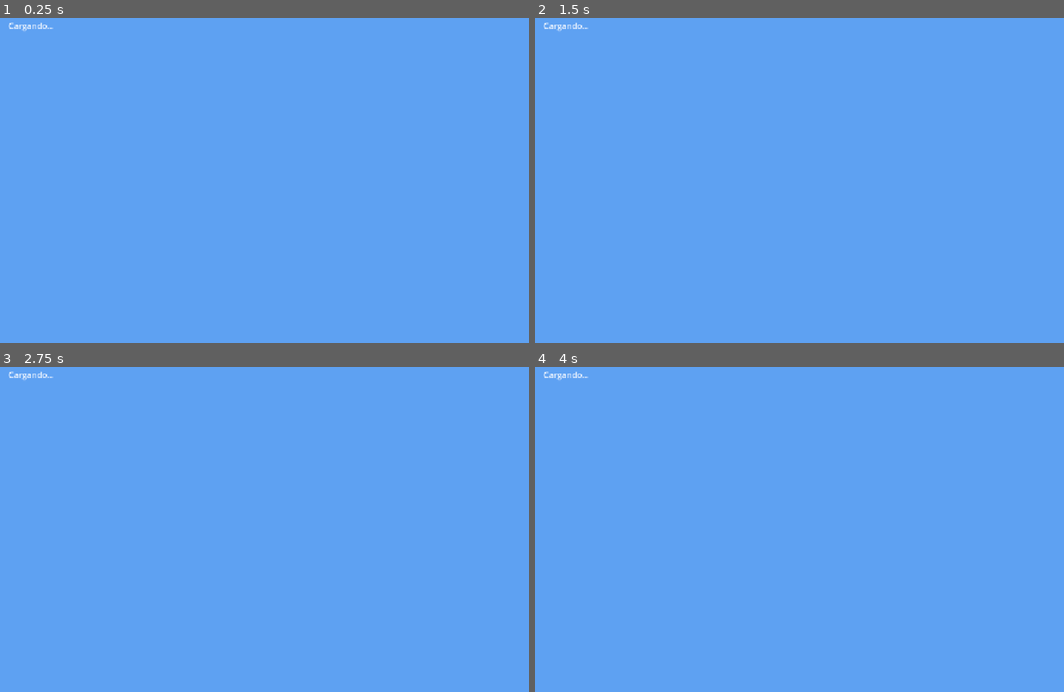
Above: before the commit, frames 1-4 (two rows, left to right).
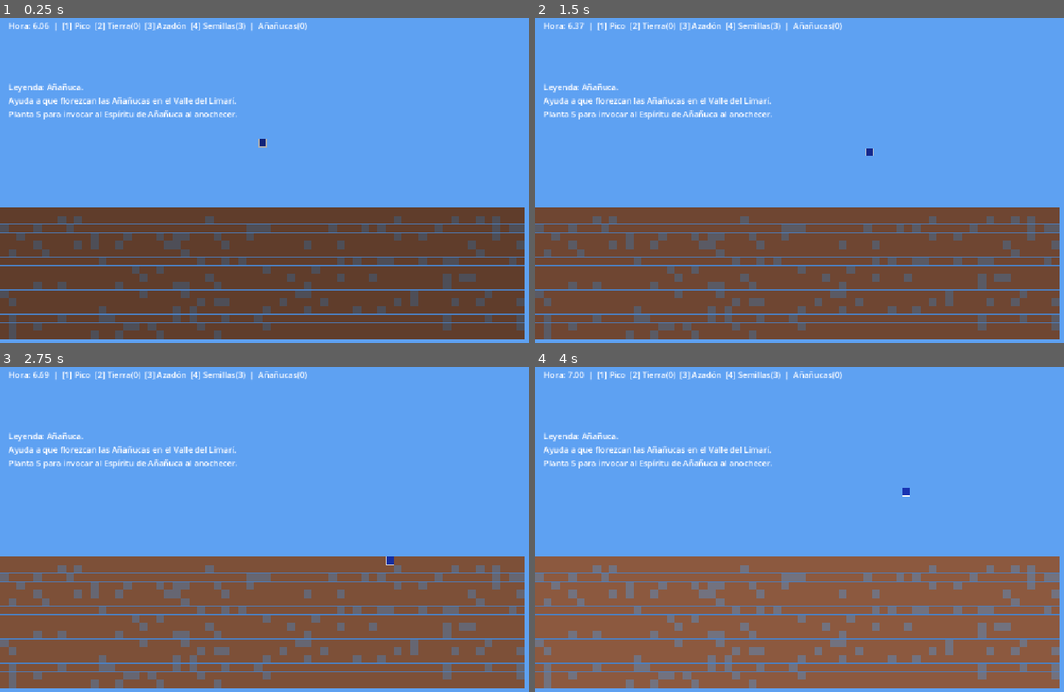
Above: after the commit, the same moments.

Repository: IgnaciaMiranda/AnanucaTierra
Game: Godot game, scene res://scenes/Game.tscn
Same seed, same stepped clock (60 frames per second), same inputs: the game is played once before the commit and once after it.
Inputs (mouse positions are in pixels of both pictures, inside the frame that each line leads up to):
- Up to frame 1 (0.25 s): no input
- Up to frame 2 (1.5 s): tap Enter at 0.5 s; move the mouse to (958, 161) at 0.52 s; hold Right (ui_right) 0.53-1.28 s; move the mouse to (709, 193) at 1.27 s; hold Down (ui_down) from 1.28 s (still down)
- Up to frame 3 (2.75 s): move the mouse to (354, 454) at 2.02 s; release Down (ui_down) at 2.03 s; hold Right (ui_right) from 2.03 s (still down)
- Up to frame 4 (4 s): move the mouse to (799, 591) at 2.77 s; release Right (ui_right) at 2.78 s; hold Up (ui_up) 2.78-3.53 s; tap Space at 3.5 s; move the mouse to (1005, 575) at 3.52 s; hold Left (ui_left) from 3.53 s (still down)

The runs differ from the first frame. In frame 1, 42% of the frame differs, in the area x 0-100%, y 1-99%; in frame 2, 42%; in frame 3, 42%; in frame 4, 42%.
Error before the commit: Parse Error: Cannot infer the type of "got" variable because the value doesn't have a set type. (res://scripts/Game.gd:112)

Commit message:
Add explicit type annotations to variables
Explicit type annotations were added to various variables in Game.gd, Player.gd, and World.gd for improved code clarity and type safety. This refactor separates assignment from verification in some cases and ensures consistent variable typing throughout the scripts.

Diff:
--- a/AnanucaTierra/scripts/Game.gd
+++ b/AnanucaTierra/scripts/Game.gd
@@ -56,8 +56,13 @@
 
 	player = load("res://scenes/Player.tscn").instantiate()
 	add_child(player)
+
+	# FIXED: Separar la verificación de la asignación
 	if "get_spawn_position" in world:
-		player.global_position = world.get_spawn_position()
+		var spawn_pos: Vector2 = world.get_spawn_position()
+		player.global_position = spawn_pos
+
+	# FIXED: También separar esta verificación
 	if "inventory_ref" in player:
 		player.inventory_ref = inventory
 
@@ -66,7 +71,7 @@
 
 func _physics_process(delta: float) -> void:
 	# Avanza el tiempo independientemente del framerate
-	var prev_time := time_of_day
+	var prev_time: float = time_of_day
 	time_of_day = wrapf(time_of_day + time_scale_hours_per_sec * delta, 0.0, 24.0)
 
 	# Detecta amanecer real (cruce 24->0) para nuevo día
@@ -103,13 +108,13 @@
 	if world == null or !"world_to_cell" in world:
 		return
 
-	var cell = world.world_to_cell(pos)
+	var cell: Vector2i = world.world_to_cell(pos)
 
 	match selected_slot:
 		Slot.PICKAXE:
 			if !"mine" in world:
 				return
-			var got := world.mine(cell)
+			var got: String = world.mine(cell)
 			if typeof(got) == TYPE_STRING and got != "":
 				inventory[got] = int(inventory.get(got, 0)) + 1
 
@@ -164,7 +169,7 @@
 					world.spawn_spirit()
 		Quest.NIGHT_SPIRIT:
 			if "player_near_spirit" in world and world.player_near_spirit(player.global_position):
-				var have := int(inventory.get(ITEM_FLOWER_ANANUCA, 0))
+				var have: int = int(inventory.get(ITEM_FLOWER_ANANUCA, 0))
 				if have >= required_flowers:
 					inventory[ITEM_FLOWER_ANANUCA] = have - required_flowers
 					quest_state = Quest.COMPLETE
@@ -173,7 +178,7 @@
 # Helpers
 # ─────────────────────────────────────────────────────────────────────────────
 func _update_day_night_modulate() -> void:
-	var b := _brightness_for_time(time_of_day)
+	var b: float = _brightness_for_time(time_of_day)
 	canvas_modulate.color = Color(b, b, b, 1.0)
 
 func _brightness_for_time(t: float) -> float:
--- a/AnanucaTierra/scripts/Player.gd
+++ b/AnanucaTierra/scripts/Player.gd
@@ -31,7 +31,7 @@
 	var desired_vel: Vector2 = input_dir * max_speed
 
 	# Acelera hacia desired_vel; si no hay input, aplica fricción hacia 0
-	var rate := accel if input_dir != Vector2.ZERO else friction
+	var rate: float = accel if input_dir != Vector2.ZERO else friction
 	velocity = velocity.move_toward(desired_vel, rate * delta)
 
 	move_and_slide()
@@ -44,29 +44,29 @@
 # Helpers
 # ─────────────────────────────────────────────────────────────
 func _init_texture() -> void:
-	var w := max(1, sprite_size.x)
-	var h := max(1, sprite_size.y)
-	var img := Image.create(w, h, false, Image.FORMAT_RGBA8)
+	var w: int = max(1, sprite_size.x)
+	var h: int = max(1, sprite_size.y)
+	var img: Image = Image.create(w, h, false, Image.FORMAT_RGBA8)
 	img.fill(body_color)
 
 	# Borde
 	for x in w:
 		for y in h:
-			var on_border := x < border_thickness \
+			var on_border: bool = x < border_thickness \
 				or y < border_thickness \
 				or x >= w - border_thickness \
 				or y >= h - border_thickness
 			if on_border:
 				img.set_pixel(x, y, border_color)
 
-	var tex := ImageTexture.create_from_image(img)
+	var tex: ImageTexture = ImageTexture.create_from_image(img)
 	sprite.texture = tex
 	sprite.centered = true
 	# Mantener pixel-art nítido (Godot 4)
 	sprite.texture_filter = CanvasItem.TEXTURE_FILTER_NEAREST
 
 func _init_collision() -> void:
-	var rect := RectangleShape2D.new()
+	var rect: RectangleShape2D = RectangleShape2D.new()
 	# La colisión igual al sprite
 	rect.size = Vector2(sprite_size)
 	col.shape = rect
--- a/AnanucaTierra/scripts/World.gd
+++ b/AnanucaTierra/scripts/World.gd
@@ -48,7 +48,7 @@
 	tex_by_id[TileId.FLOWER]   = _make_color_tex(Color(0.90, 0.10, 0.20))
 
 func _make_color_tex(c: Color) -> Texture2D:
-	var img := Image.create(CELL, CELL, false, Image.FORMAT_RGBA8)
+	var img: Image = Image.create(CELL, CELL, false, Image.FORMAT_RGBA8)
 	img.fill(c)
 	# Borde inferior sutil
 	for x in CELL:
@@ -95,8 +95,8 @@
 	return Vector2(c.x * CELL + CELL * 0.5, c.y * CELL + CELL * 0.5)
 
 func world_to_cell(p: Vector2) -> Vector2i:
-	var x := int(floor(p.x / CELL))
-	var y := int(floor(p.y / CELL))
+	var x: int = int(floor(p.x / CELL))
+	var y: int = int(floor(p.y / CELL))
 	return Vector2i(clamp(x, 0, W - 1), clamp(y, 0, H - 1))
 
 func _in_bounds(c: Vector2i) -> bool:
@@ -121,7 +121,7 @@
 	if not _in_bounds(c):
 		return
 	var v: int = grid[c.y][c.x]
-	var s := _ensure_sprite(c)
+	var s: Sprite2D = _ensure_sprite(c)
 	var tex: Texture2D = tex_by_id.get(v, null)
 	s.texture = tex
 
@@ -142,7 +142,7 @@
 			_update_cell_visual(c)
 			return "piedra"
 		TileId.SPROUT, TileId.FLOWER:
-			var item := "flor_ananuca" if v == TileId.FLOWER else ""
+			var item: String = "flor_ananuca" if v == TileId.FLOWER else ""
 			grid[c.y][c.x] = TileId.AIR
 			_update_cell_visual(c)
 			return item
@@ -189,7 +189,7 @@
 				_update_cell_visual(Vector2i(x, y))
 
 func count_flowers() -> int:
-	var n := 0
+	var n: int = 0
 	for y in H:
 		for x in W:
 			if grid[y][x] == TileId.FLOWER:
@@ -206,17 +206,17 @@
 	add_child(spirit_node)
 
 	# Centro desplazado
-	var c := Vector2i(W / 2 + 3, H / 2 + 1)
+	var c: Vector2i = Vector2i(W / 2 + 3, H / 2 + 1)
 	spirit_pos = cell_to_pos(c)
 
 	# Halo (ligero y barato)
-	var halo := ColorRect.new()
+	var halo: ColorRect = ColorRect.new()
 	halo.color = Color(1, 0, 0, 0.25)
 	halo.size = Vector2(CELL * 2, CELL * 2)
 	halo.position = spirit_pos - halo.size * 0.5
 	spirit_node.add_child(halo)
 
-	var label := Label.new()
+	var label: Label = Label.new()
 	label.text = "Espíritu de Añañuca"
 	label.position = spirit_pos + Vector2(-80, -32)
 	spirit_node.add_child(label)
